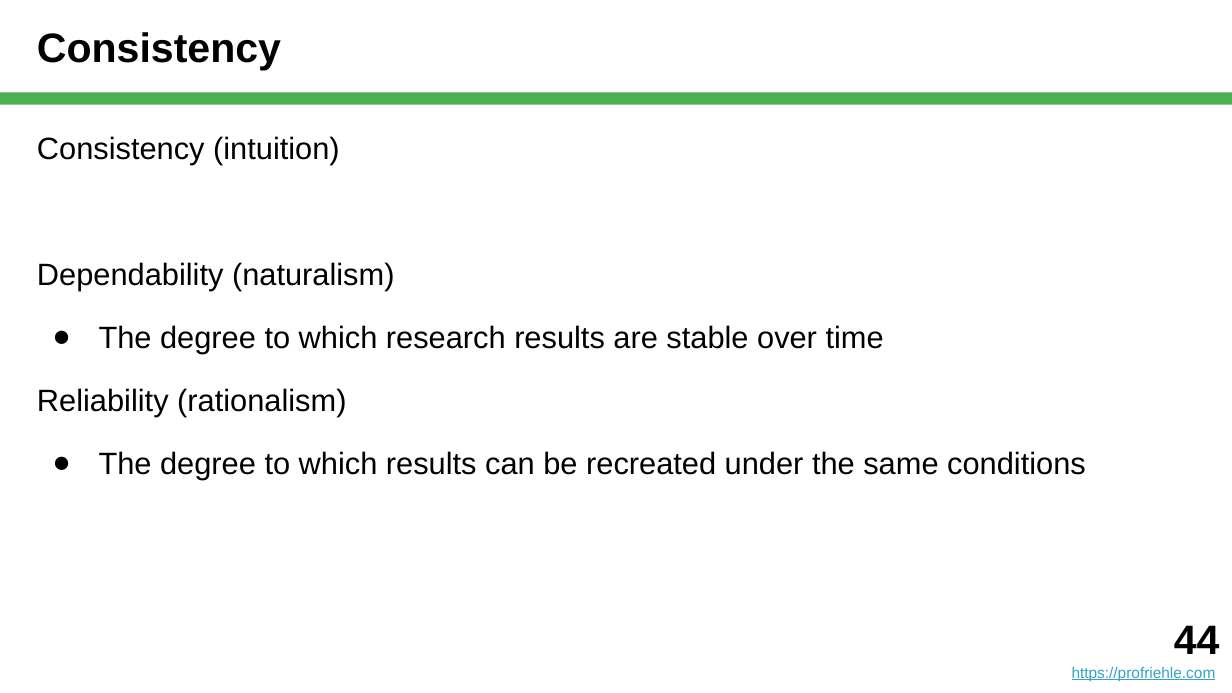
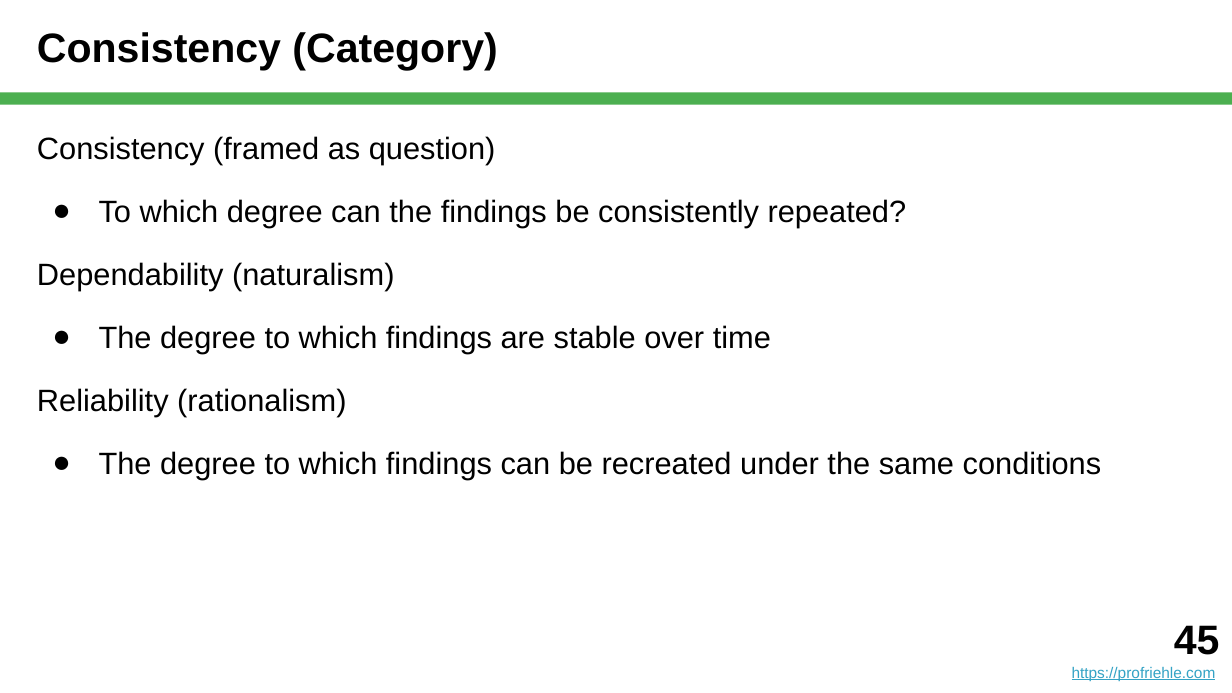
Before and after one commit to dirkriehle/nyt-course, a slide deck: slide 45 of Lecture slides/NYT C02 - Scientific Research.pptx (slide 44 before the commit). Drawn at 1232x693 pixels with LibreOffice and Linux fonts; fonts in the diff are those of the drawing. Boxes give left, top, right and bottom in pixels: in the first picture for what was removed or moved away, otherwise in the second. Text is boxed around its words. In the diff, an @@ line names an element or a change of style, - is before the commit and + after.

```diff
--- a/Lecture slides/NYT C02 - Scientific Research.pptx
+++ b/Lecture slides/NYT C02 - Scientific Research.pptx
@@ title at <box>37,32,497,70</box>: text changed @@
-Consistency
+Consistency (Category)
@@ text at <box>37,136,907,228</box>: text changed @@
-Consistency (intuition)
+Consistency (framed as question)
+● To which degree can the findings be consistently repeated?
@@ text at <box>99,325,771,354</box>: text changed @@
-● The degree to which research results are stable over time
+● The degree to which findings are stable over time
@@ text at <box>99,451,1102,480</box>: text changed @@
-● The degree to which results can be recreated under the same conditions
+● The degree to which findings can be recreated under the same conditions
@@ text at <box>1174,625,1220,655</box>: text changed @@
-44
+45
```
Also in this commit, not shown: 12 other slides changed, 1 slide added, 16 other files.
